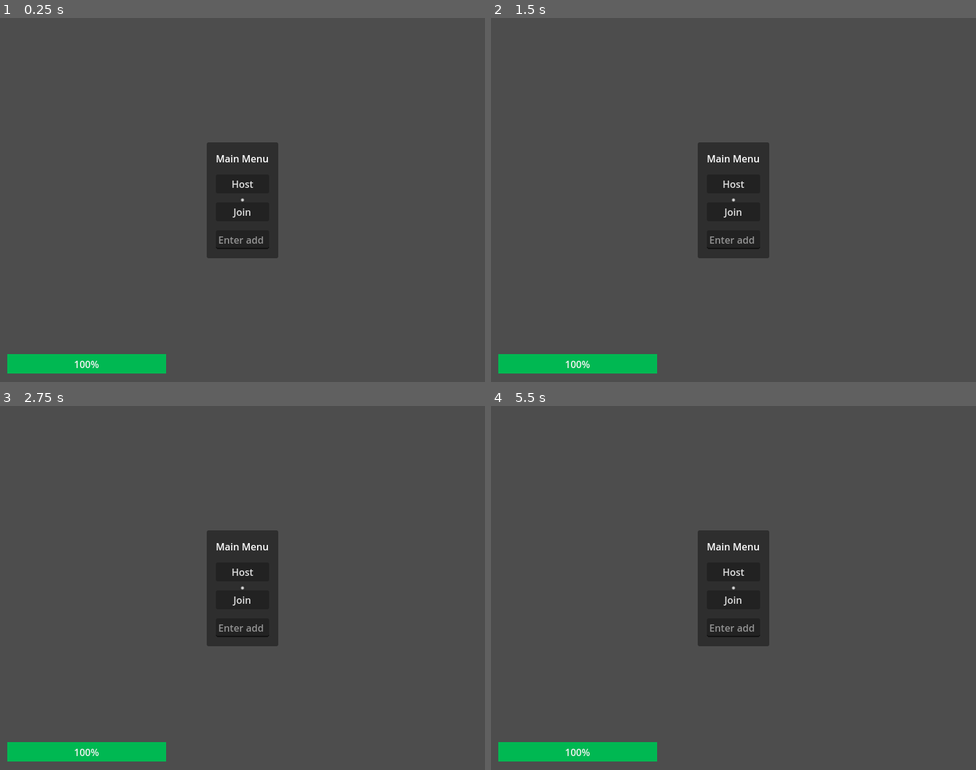
Above: before the commit, frames 1-4 (two rows, left to right).
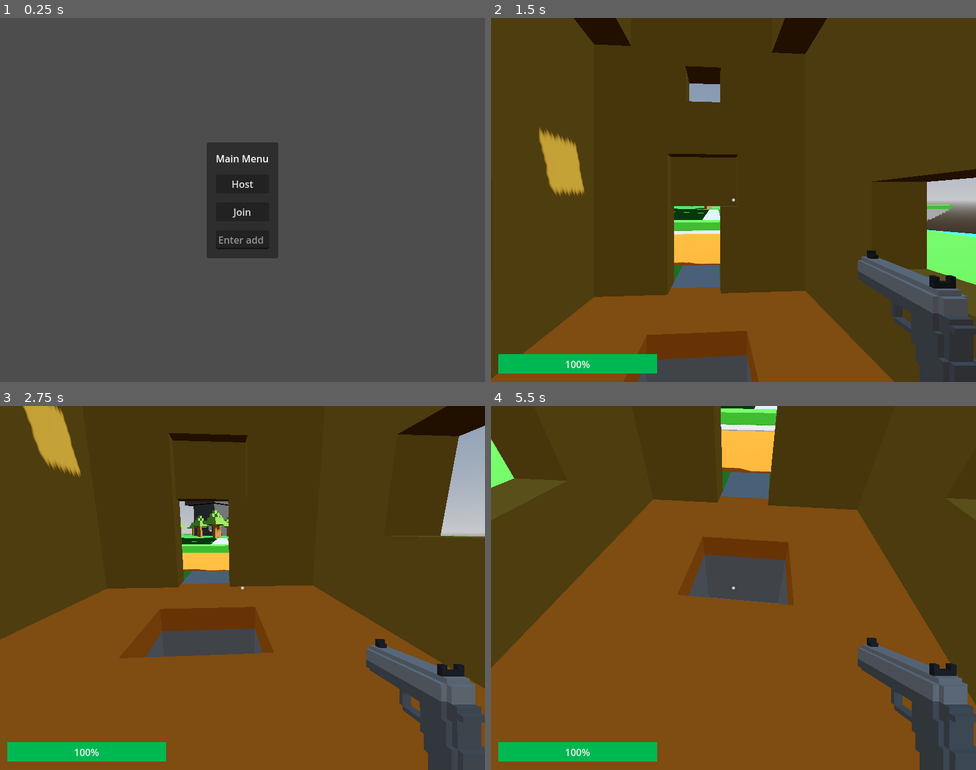
Above: after the commit, the same moments.

Repository: qdanq/Battle-duo
Game: Godot game, scene res://world.tscn
The game is run twice, just before and just after one commit, with the same random seed, the same clock (stepped at 60 frames per second) and the same inputs.
Inputs (mouse positions are in pixels of both pictures, inside the frame that each line leads up to):
- Up to frame 1 (0.25 s): no input
- Up to frame 2 (1.5 s): click (733, 240) at 0.52 s; type "12" at 0.6 s; click "Host" at 1.25 s
- Up to frame 3 (2.75 s): click (242, 598) at 2 s, where only the run before the commit has a clickable "Join"
- Up to frame 4 (5.5 s): tap Enter (ui_accept) at 2.75, 3.02, 3.77, 5.27 s; move the mouse to (840, 569) at 2.77 s; hold Right (ui_right) 2.78-3.53 s; click (840, 569) at 2.85 s; move the mouse to (636, 606) at 3.52 s; hold Down (ui_down) 3.53-4.28 s; click (636, 606) at 3.6 s; move the mouse to (782, 507) at 4.27 s; hold Right (ui_right) 4.28-5.03 s; click (782, 507) at 4.35 s; move the mouse to (709, 660) at 5.02 s; hold Up (ui_up) from 5.03 s (still down); click (709, 660) at 5.1 s

The runs differ from the first frame. In frame 1, 1.8% of the frame differs, in the area x 1-51%, y 49-98%; in frame 2, 95%; in frame 3, 95%; in frame 4, 96%, in the area x 0-100%, y 0-100%.

Commit message:
Add remove player func.

Diff:
--- a/world.gd
+++ b/world.gd
@@ -20,6 +20,7 @@
 	enet_peer.create_server(PORT)
 	multiplayer.multiplayer_peer = enet_peer
 	multiplayer.peer_connected.connect(add_player)
+	multiplayer.peer_disconnected.connect(remove_player)
 
 	add_player(multiplayer.get_unique_id())
 
@@ -39,6 +40,11 @@
 	if player.is_multiplayer_authority():
 		player.health_changed.connect(update_health_bar)
 
+func remove_player(peer_id):
+	var player = get_node_or_null(str(peer_id))
+	if player:
+		player.queue_free()
+
 func update_health_bar(health_value):
 	health_bar.value = health_value
 
--- a/world.tscn
+++ b/world.tscn
@@ -79,6 +79,7 @@
 alignment = 1
 
 [node name="HUD" type="Control" parent="CanvasLayer"]
+visible = false
 layout_mode = 3
 anchors_preset = 15
 anchor_right = 1.0
